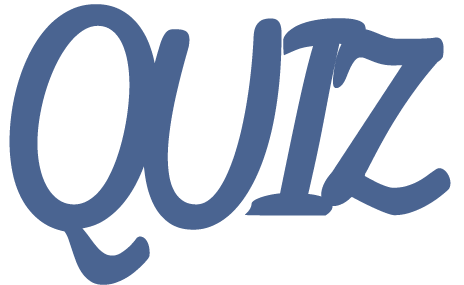
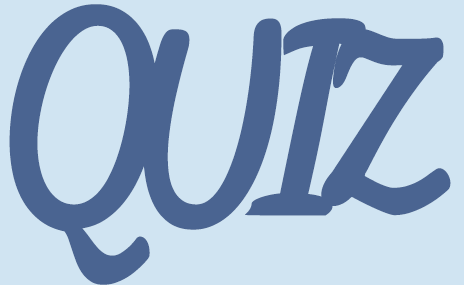
Before/after of a 464px x 285px layered artwork. What changed in the layer stack:
showed "Rectangle 1" over [0, 0, 464, 285]
